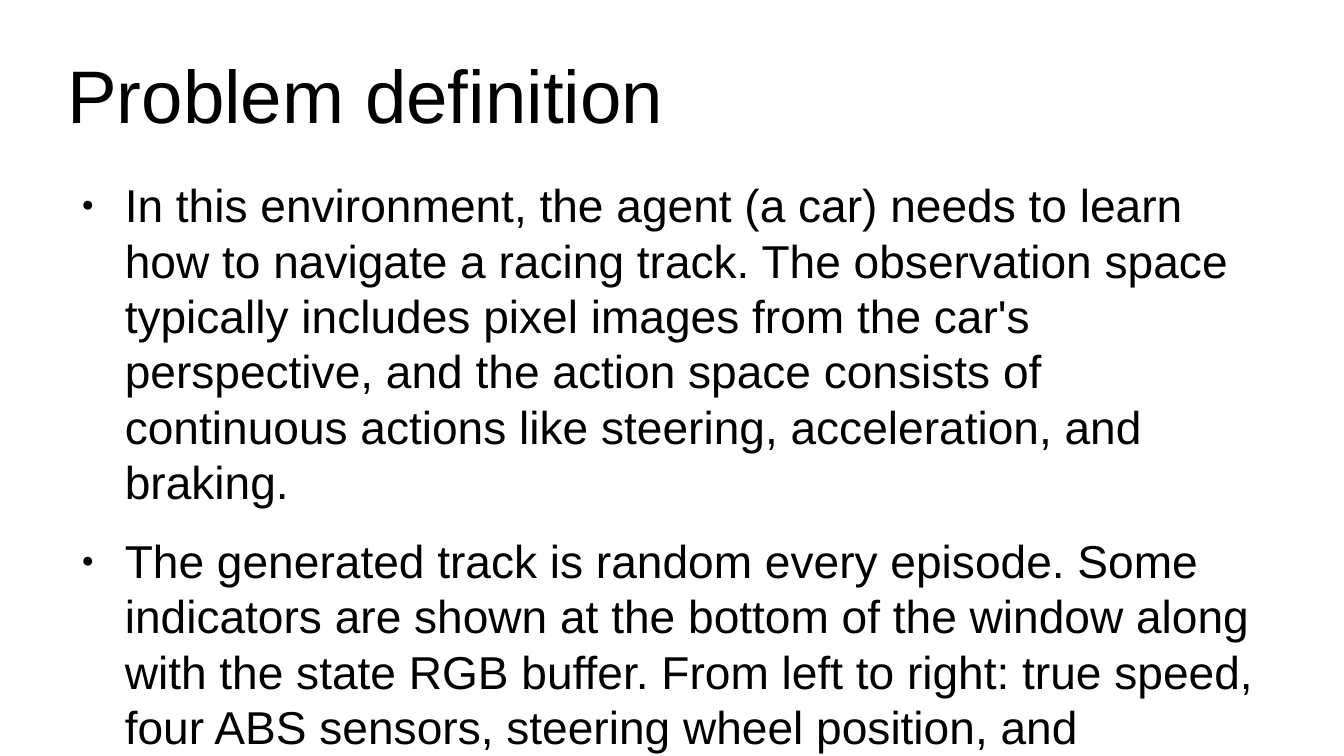
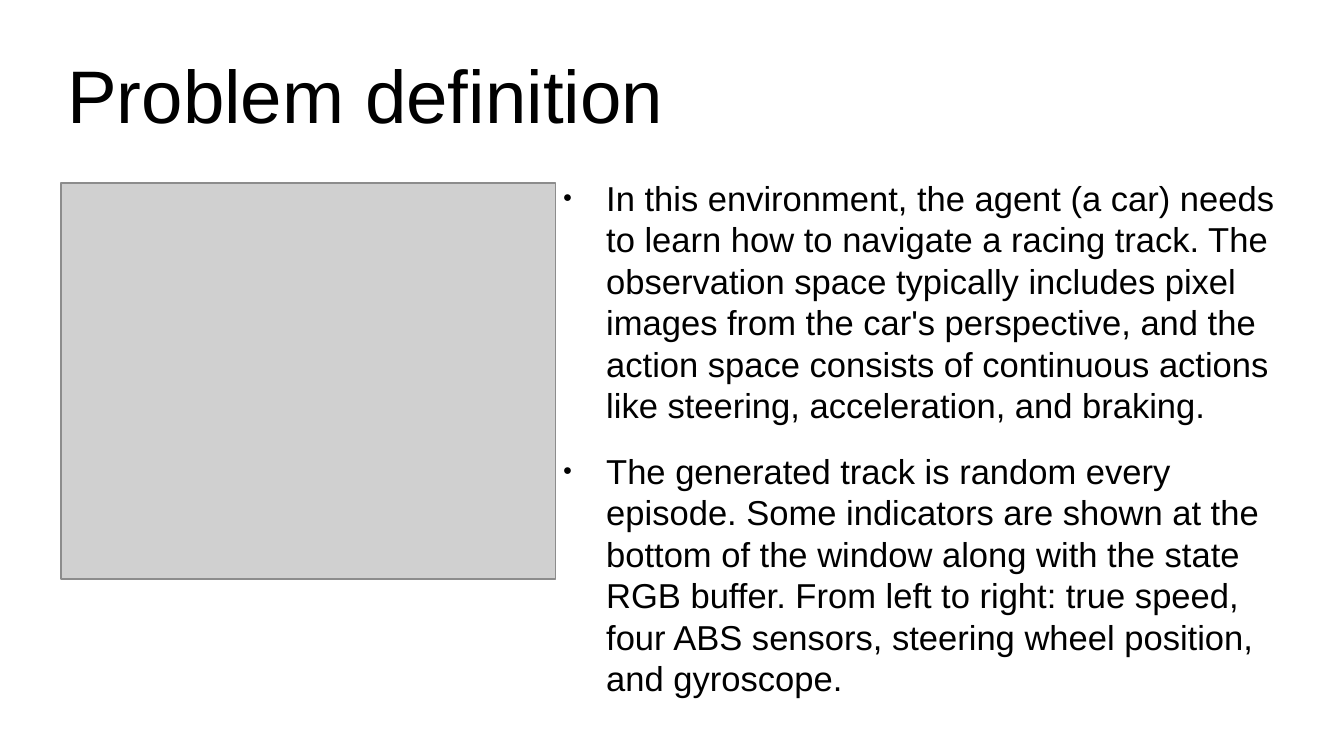
Before and after one commit to albertoZurini/magi, a slide deck: slide 2 of 1_anno/1_semestre/data_driven/proj/pres/Presentation.odp. Drawn at 1344x756 pixels with LibreOffice and Linux fonts; fonts in the diff are those of the drawing; grey boxes stand for pictures. Boxes give left, top, right and bottom in pixels: in the first picture for what was removed or moved away, otherwise in the second. Text is boxed around its words. In the diff, an @@ line names an element or a change of style, - is before the commit and + after.

```diff
--- a/1_anno/1_semestre/data_driven/proj/pres/Presentation.odp
+++ b/1_anno/1_semestre/data_driven/proj/pres/Presentation.odp
@@ text "In this environment, the agent ...": place and size @@
-text "In this environment, the agent ..." at <box>125,188,1252,753</box>
+text "In this environment, the agent ..." at <box>606,186,1274,698</box>
@@ text "In this environment, the agent ..." at <box>606,186,1274,698</box>: size 27.2 to 20.4 pt @@
@@ picture added at <box>61,183,556,579</box> @@
```
Also in this commit, not shown: 4 other slides changed, 4 slides added, 1 slide removed, 12 other files.
